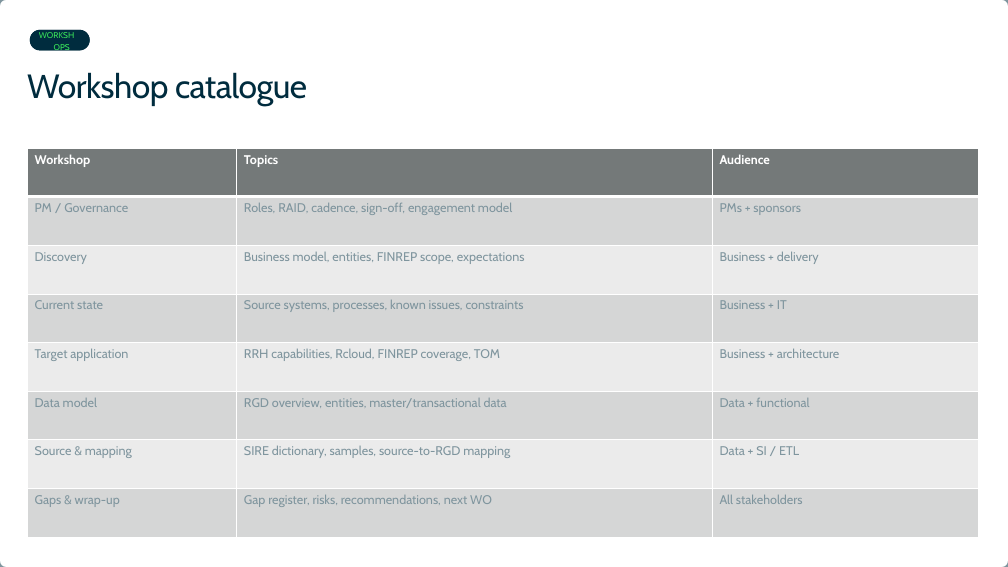
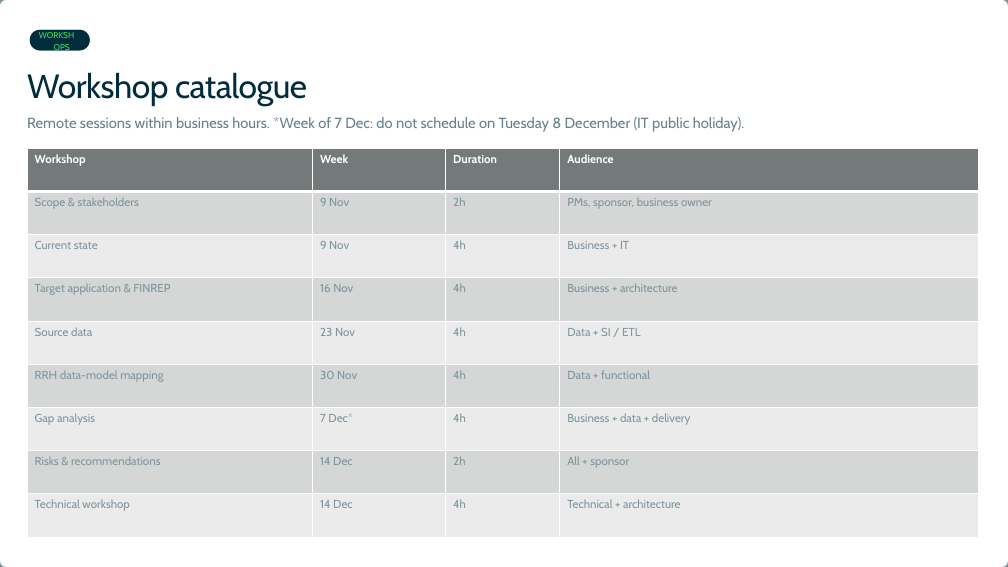
Before and after one commit to vandenbosschekevin-dev/dev, a slide deck: slide 14 of deliverables/Intesa_Sanpaolo_FINREP_RRH_PDS_Workshop_Kick-off.pptx. Drawn at 1008x567 pixels with LibreOffice and Linux fonts; fonts in the diff are those of the drawing; background and template pictures are left out. Boxes give left, top, right and bottom in pixels: in the first picture for what was removed or moved away, otherwise in the second. Text is boxed around its words. In the diff, an @@ line names an element or a change of style, - is before the commit and + after.

```diff
--- a/deliverables/Intesa_Sanpaolo_FINREP_RRH_PDS_Workshop_Kick-off.pptx
+++ b/deliverables/Intesa_Sanpaolo_FINREP_RRH_PDS_Workshop_Kick-off.pptx
@@ text added at [27, 117, 745, 132], 14 pt, text #002C3E at 60% opacity @@
+Remote sessions within business hours. *Week of 7 Dec: do not schedule on Tuesday 8 December (IT public holiday).
@@ table at [27, 148, 979, 538] @@
-Workshop | Topics | Audience
-PM / Governance | Roles, RAID, cadence, sign-off, engagement model | PMs + sponsors
-Discovery | Business model, entities, FINREP scope, expectations | Business + delivery
-Current state | Source systems, processes, known issues, constraints | Business + IT
-Target application | RRH capabilities, Rcloud, FINREP coverage, TOM | Business + architecture
-Data model | RGD overview, entities, master/transactional data | Data + functional
-Source & mapping | SIRE dictionary, samples, source-to-RGD mapping | Data + SI / ETL
-Gaps & wrap-up | Gap register, risks, recommendations, next WO | All stakeholders
+Workshop | Week | Duration | Audience
+Scope & stakeholders | 9 Nov | 2h | PMs, sponsor, business owner
+Current state | 9 Nov | 4h | Business + IT
+Target application & FINREP | 16 Nov | 4h | Business + architecture
+Source data | 23 Nov | 4h | Data + SI / ETL
+RRH data-model mapping | 30 Nov | 4h | Data + functional
+Gap analysis | 7 Dec* | 4h | Business + data + delivery
+Risks & recommendations | 14 Dec | 2h | All + sponsor
+Technical workshop | 14 Dec | 4h | Technical + architecture
```
Also in this commit, not shown: 5 other slides changed.
